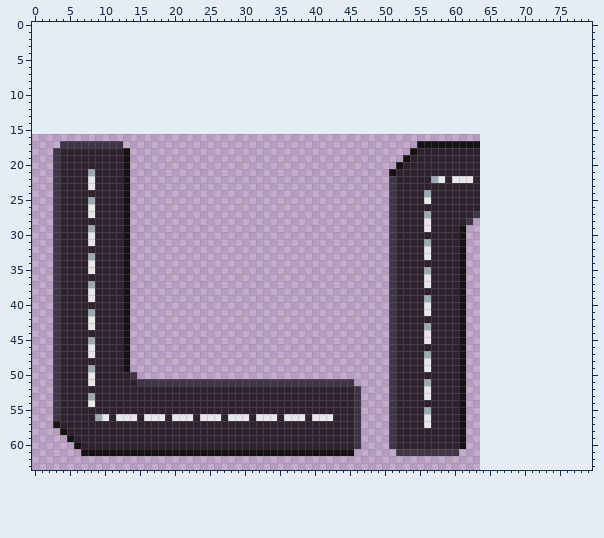
Pixel-art file: Mockups/roads.aseprite. The first picture shows the starting point.
64x48 pixels, 1 frame. The old version is drawn lined up with the new one, on the new canvas.
Now the later version:
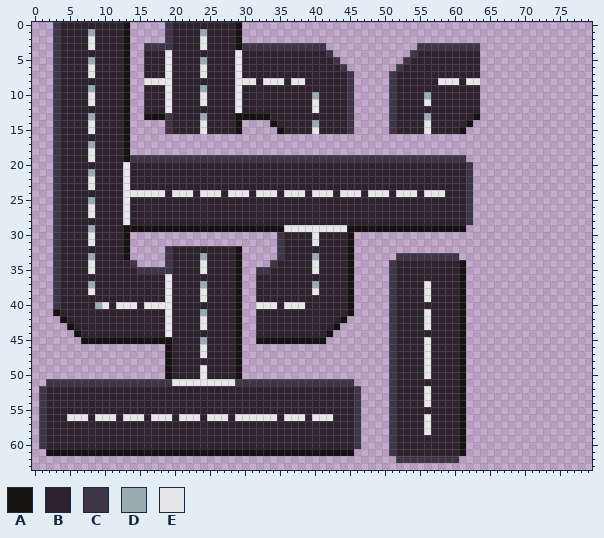
Palette (. is transparent): A #151312  B #2e222f  C #3e3546  D #9babb2  E #e7e6e9
The exact change:
canvas 64x48 -> 80x64, the old top-left corner now at 0,16
Changed rows in their new state; - is an unchanged pixel.
first column x 1:
 0 --CBBBBBBBBBA-----CBBBBBBBBBA----------------------------------
 1 --CBBBBDBBBBA-----CBBBBDBBBBA----------------------------------
 2 --CBBBBEBBBBA-----CBBBBEBBBBA----------------------------------
 3 --CBBBBEBBBBA--CCCCBBBBEBBBBACCCCCCCCCCCC-------------CCCCCCCCC
 4 --CBBBBBBBBBA--BBBEBBBBBBBBBEBBBBBBBBBBBBC-----------CBBBBBBBBB
 5 --CBBBBDBBBBA--BBBEBBBBDBBBBEBBBBBBBBBBBBBC---------CBBBBBBBBBB
 6 --CBBBBEBBBBA--BBBEBBBBEBBBBEBBBBBBBBBBBBBBC-------CBBBBBBBBBBB
 7 --CBBBBEBBBBA--BBBEBBBBEBBBBEBBBBBBBBBBBBBBBC-----CBBBBBBBBBBBB
 8 --CBBBBBBBBBA--EEEEBBBBBBBBBEEEBEEEBEEBBBBBBC-----CBBBBBBEEEBEE
 9 --CBBBBDBBBBA--BBBEBBBBDBBBBEBBBBBBBBBBBBBBBC-----CBBBBBBBBBBBB
10 --CBBBBEBBBBA--BBBEBBBBEBBBBEBBBBBBBBBBDBBBBC-----CBBBBDBBBBBBB
11 --CBBBBEBBBBA--BBBEBBBBEBBBBEBBBBBBBBBBEBBBBC-----CBBBBEBBBBBBB
12 --CBBBBBBBBBA--BBBEBBBBBBBBBEBBBBBBBBBBEBBBBC-----CBBBBBBBBBBBB
13 --CBBBBDBBBBA--AAACBBBBDBBBBAAAAABBBBBBBBBBBC-----CBBBBDBBBBBBA
14 --CBBBBEBBBBA-----CBBBBEBBBBA----ABBBBBDBBBBC-----CBBBBEBBBBBA-
15 --CBBBBEBBBBA-----CBBBBEBBBBA-----ABBBBEBBBBC-----CBBBBEBBBBA--
16 --CBBBBBBBBBA--------------------------------------------------
17 --CBBBBDBBBBA-----------------------------------------.........
18 -------E---------------------------------------------..........
19 -------E-----CCCCCCCCCCCCCCCCCCCCCCCCCCCCCCCCCCCCCCCCCCCCCCCC..
20 ------------EBBBBBBBBBBBBBBBBBBBBBBBBBBBBBBBBBBBBBBB---------C.
21 ------------EBBBBBBBBBBBBBBBBBBBBBBBBBBBBBBBBBBBBBB----------C.
22 ------------EBBBBBBBBBBBBBBBBBBBBBBBBBBBBBBBBBBBBBB-----BB-BBC.
23 ------------EBBBBBBBBBBBBBBBBBBBBBBBBBBBBBBBBBBBBBB----------C.
24 ------------EEEEEEBEEEBEEEBEEEBEEEBEEEBEEEBEEEBEEEBEEE-EEE---C.
25 ------------EBBBBBBBBBBBBBBBBBBBBBBBBBBBBBBBBBBBBBB----B-----C.
26 ------------EBBBBBBBBBBBBBBBBBBBBBBBBBBBBBBBBBBBBBB----------C.
27 ------------EBBBBBBBBBBBBBBBBBBBBBBBBBBBBBBBBBBBBBB----B-----C.
28 ------------EBBBBBBBBBBBBBBBBBBBBBBBBBBBBBBBBBBBBBB----B-------
29 -------------AAAAAAAAAAAAAAAAAAAAAAEEEEEEEEEAAAAAAAAAAAAAAAA---
30 ----------------------------------CBBBBEBBBBA-----...........--
31 ----------------------------------CBBBBEBBBBA-----...........--
32 ------------------CBBBBBBBBBA-----CBBBBBBBBBA-----...........--
33 ------------------CBBBBDBBBBA-----CBBBBDBBBBA-----.CCCCCCCCC.--
34 ------------BC----CBBBBEBBBBA----CBBBBBEBBBBA------------------
35 ------------BBCCCCCBBBBEBBBBA--CCBBBBBBEBBBBA----------B-------
36 ------------BBBBBBEBBBBBBBBBA--BBBBBBBBBBBBBA----------B-------
37 ------------BBBBBBEBBBBDBBBBA--BBBBBBBBDBBBBA------------------
38 ------------BBBBBBEBBBBEBBBBA--BBBBBBBBEBBBBA----------E-------
39 -------B----BBBBBBEBBBBEBBBBA--BBBBBBBBBBBBBA----------E-------
40 --------DE-EEEBEEEEBBBBBBBBBA--EEEBEEEBBBBBBA----------B-------
41 --A----B----BBBBBBEBBBBDBBBBA--BBBBBBBBBBBBBA------------------
42 --.A---B----BBBBBBEBBBBEBBBBA--BBBBBBBBBBBBA-----------E-------
43 --..A--B----BBBBBBEBBBBEBBBBA--BBBBBBBBBBBA------------E-------
44 --...A------BBBBBBEBBBBBBBBBA--BBBBBBBBBBA-------------B-------
45 --....AAAAAA-AAAAAABBBBDBBBBA--AAAAAAAAAA----------------------
46 --...........-----ABBBBEBBBBA--------------------------E-------
47 --...........-----ABBBBEBBBBA--------------------------E-------
48 --...........-----ABBBBBBBBBA----------------------------------
49 --...........-----ABBBBEBBBBA----------------------------------
50 --............----ABBBBEBBBBA--------------------------E-------
51 -C-CCCCCCCCCCC-----EEEEEEEEE---------------------------B-------
52 CBB------------------------------------------------------------
53 CBB----B-------------------------------------------------------
54 CBB----B-----------------------------------------------E-------
55 CBB----------------------------------------------------B-------
56 CBB-EEE-E-EB--EB--EB--EB--EB--E--------------------------------
57 CBB------------------------------------------------------------
58 CBBB---------------------------------------------------E-------
59 CBBBB----------------------------------------------------------
60 CBBBBB---------------------------------------------------------
61 -AAAAA--------------------------------------------CBBBBBBBBBA--
62 ---------------------------------------------------CCCCCCCCC---
